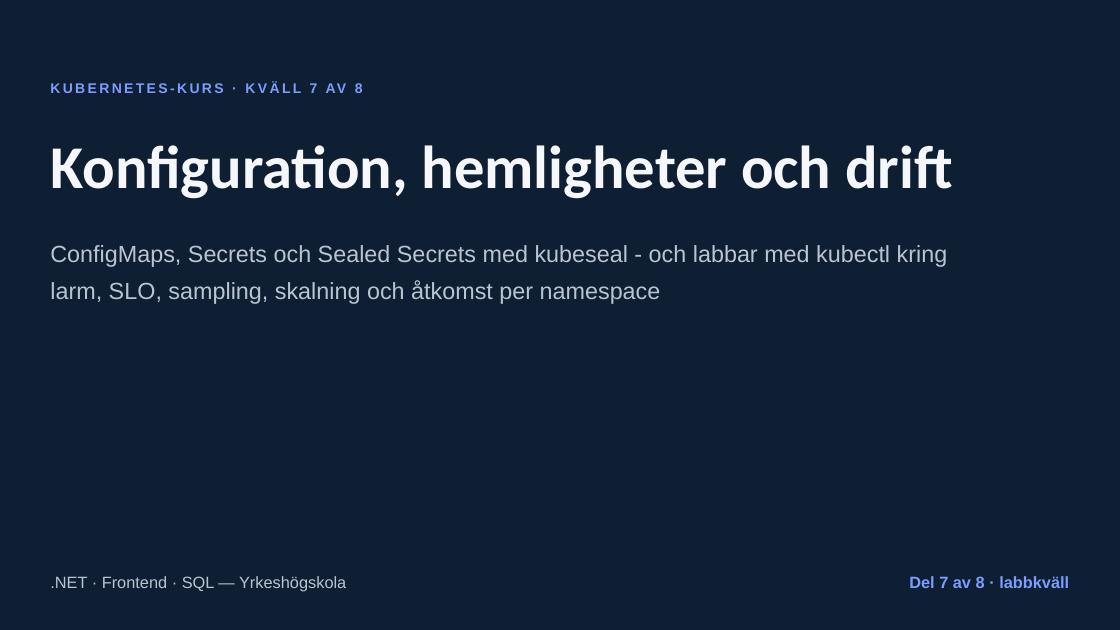
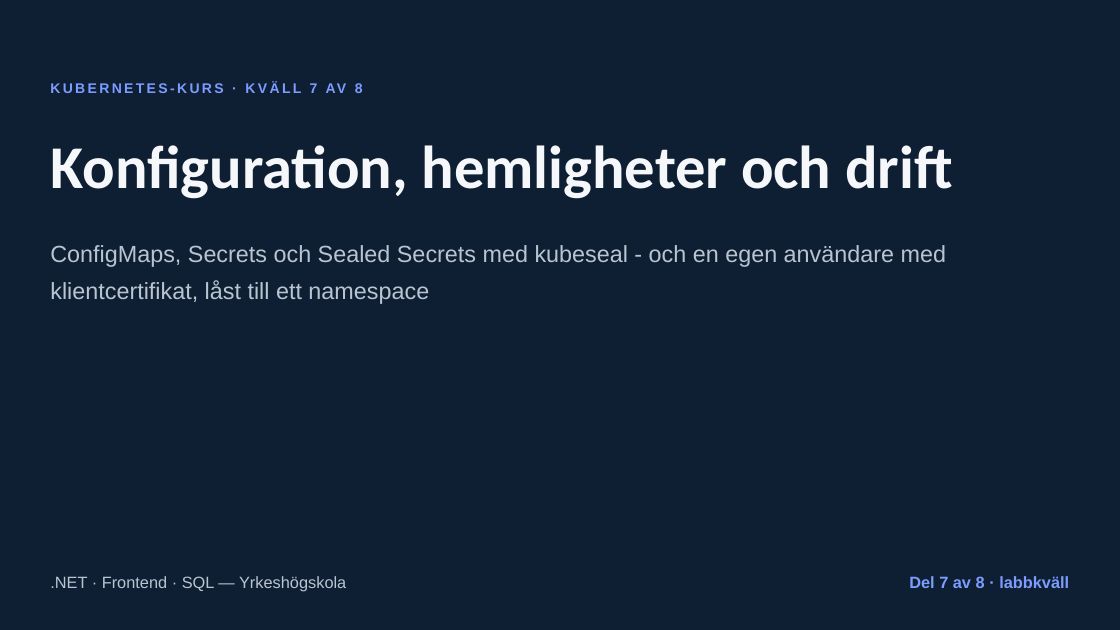
Before and after one commit to LennartAJansson/Kubernetes, a slide deck: slide 1 of Kubernetes - Konfiguration, hemligheter och drift.pptx. Drawn at 1120x630 pixels with LibreOffice and Linux fonts; fonts in the diff are those of the drawing. Boxes give left, top, right and bottom in pixels: in the first picture for what was removed or moved away, otherwise in the second. Text is boxed around its words. In the diff, an @@ line names an element or a change of style, - is before the commit and + after.

```diff
--- a/Kubernetes - Konfiguration, hemligheter och drift.pptx
+++ b/Kubernetes - Konfiguration, hemligheter och drift.pptx
@@ text at (50,245,946,304): text changed @@
-ConfigMaps, Secrets och Sealed Secrets med kubeseal - och labbar med kubectl kring larm, SLO, sampling, skalning och åtkomst per namespace
+ConfigMaps, Secrets och Sealed Secrets med kubeseal - och en egen användare med klientcertifikat, låst till ett namespace
```
Also in this commit, not shown: 7 other slides changed, 9 slides removed, 12 other files.
